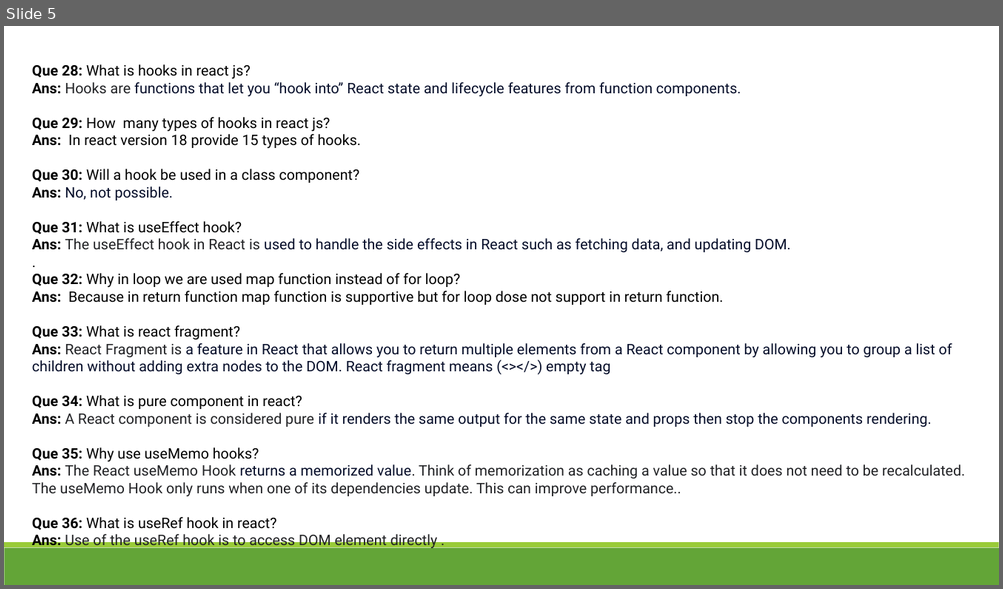
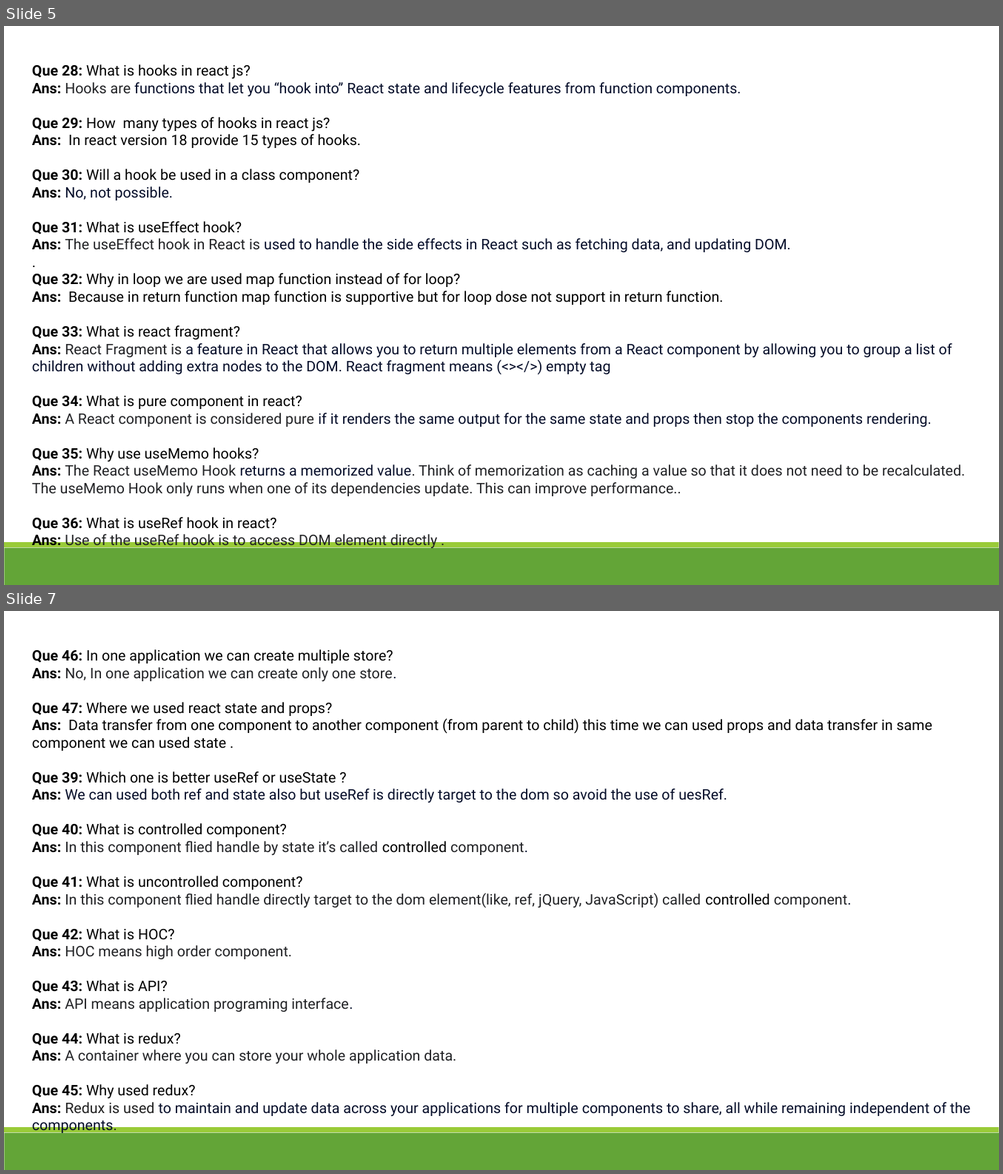
Before and after one commit to hatzademohit/code-step-by-step, a slide deck: QueAns/ReactQusAns.pptx. Shown one above the other, each under a label of ours: slide 5 before the commit, slides 5 and 7 after it; the slides between them are not shown. The pictures are 1003x589 and 1003x1174 pixels, drawn with LibreOffice and Linux fonts; fonts in the diff are those of the drawing. Boxes give left, top, right and bottom in pixels: in the first picture for what was removed or moved away, otherwise in the second. Text is boxed around its words. In the diff, an @@ line names an element or a change of style, - is before the commit and + after.

```diff
--- a/QueAns/ReactQusAns.pptx
+++ b/QueAns/ReactQusAns.pptx
@@ slide 7 added at [4, 611, 999, 1170], background #FFFFFF; not listed: 2 template elements that a slide beside it also shows @@
@@ text added at [32, 649, 970, 1135], 14 pt, text #000000 @@
+Que 46: In one application we can create multiple store?
+Ans: No, In one application we can create only one store.
+Que 47: Where we used react state and props?
+Ans: Data transfer from one component to another component (from parent to child) this time we can used props and data transfer in same component we can used state .
+Que 39: Which one is better useRef or useState ?
+Ans: We can used both ref and state also but useRef is directly target to the dom so avoid the use of uesRef.
+Que 40: What is controlled component?
+Ans: In this component flied handle by state it’s called controlled component.
+Que 41: What is uncontrolled component?
+Ans: In this component flied handle directly target to the dom element(like, ref, jQuery, JavaScript) called controlled component.
+Que 42: What is HOC?
+Ans: HOC means high order component.
+Que 43: What is API?
+Ans: API means application programing interface.
+Que 44: What is redux?
+Ans: A container where you can store your whole application data.
+Que 45: Why used redux?
+Ans: Redux is used to maintain and update data across your applications for multiple components to share, all while remaining independent of the components.
```
Also in this commit, not shown: 1 slide changed, 6 other files.
